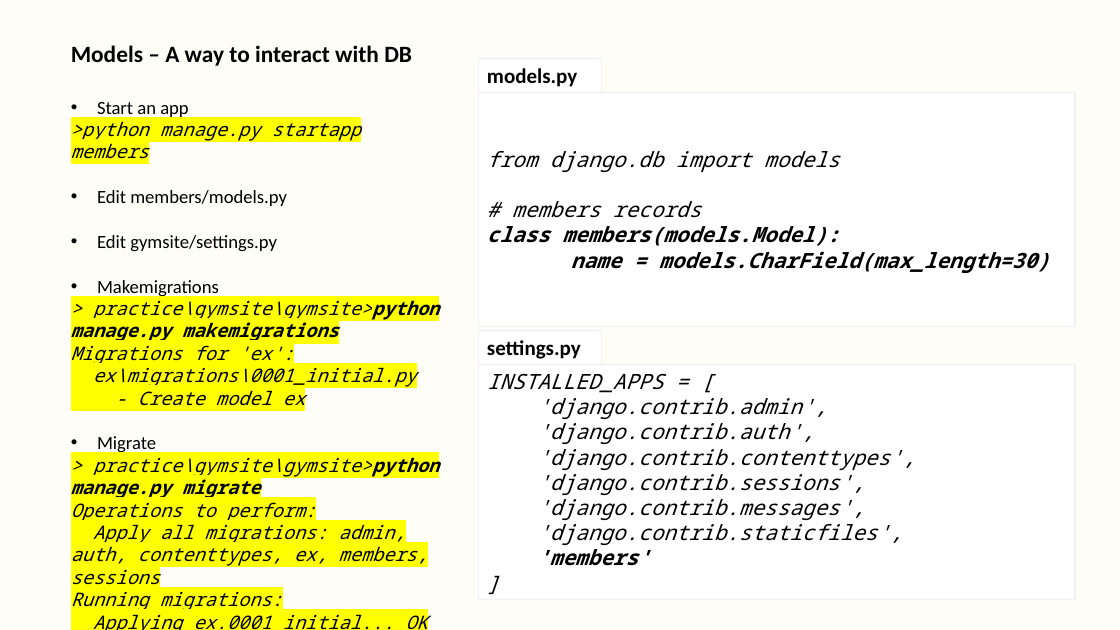
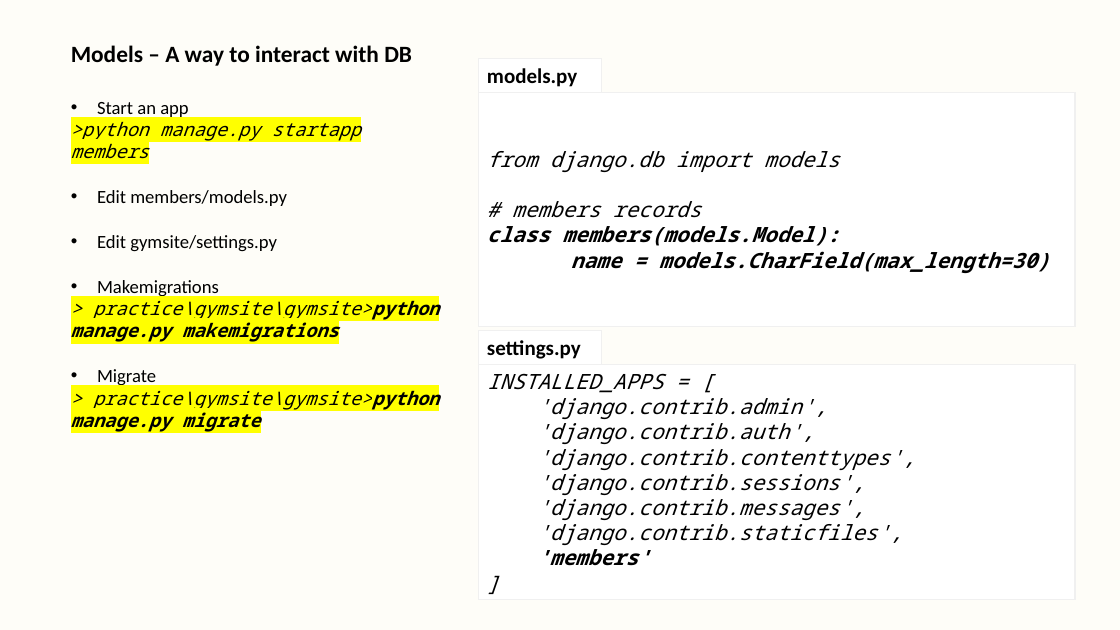
Before and after one commit to dharaneya/gym_web_app, a slide deck: slide 6 of practical_notes.pptx. Drawn at 1120x630 pixels with LibreOffice and Linux fonts; fonts in the diff are those of the drawing. Boxes give left, top, right and bottom in pixels: in the first picture for what was removed or moved away, otherwise in the second. Text is boxed around its words. In the diff, an @@ line names an element or a change of style, - is before the commit and + after.

Commit message:
slides

```diff
--- a/practical_notes.pptx
+++ b/practical_notes.pptx
@@ text at (x1=71, y1=345, x2=417, y2=406): paragraphs removed @@
-Migrations for 'ex':
-ex\migrations\0001_initial.py
-- Create model ex
@@ text at (x1=71, y1=502, x2=428, y2=630): paragraphs removed @@
-Operations to perform:
-Apply all migrations: admin, auth, contenttypes, ex, members, sessions
-Running migrations:
-Applying ex.0001_initial... OK
```
Also in this commit, not shown: 1 other file.
